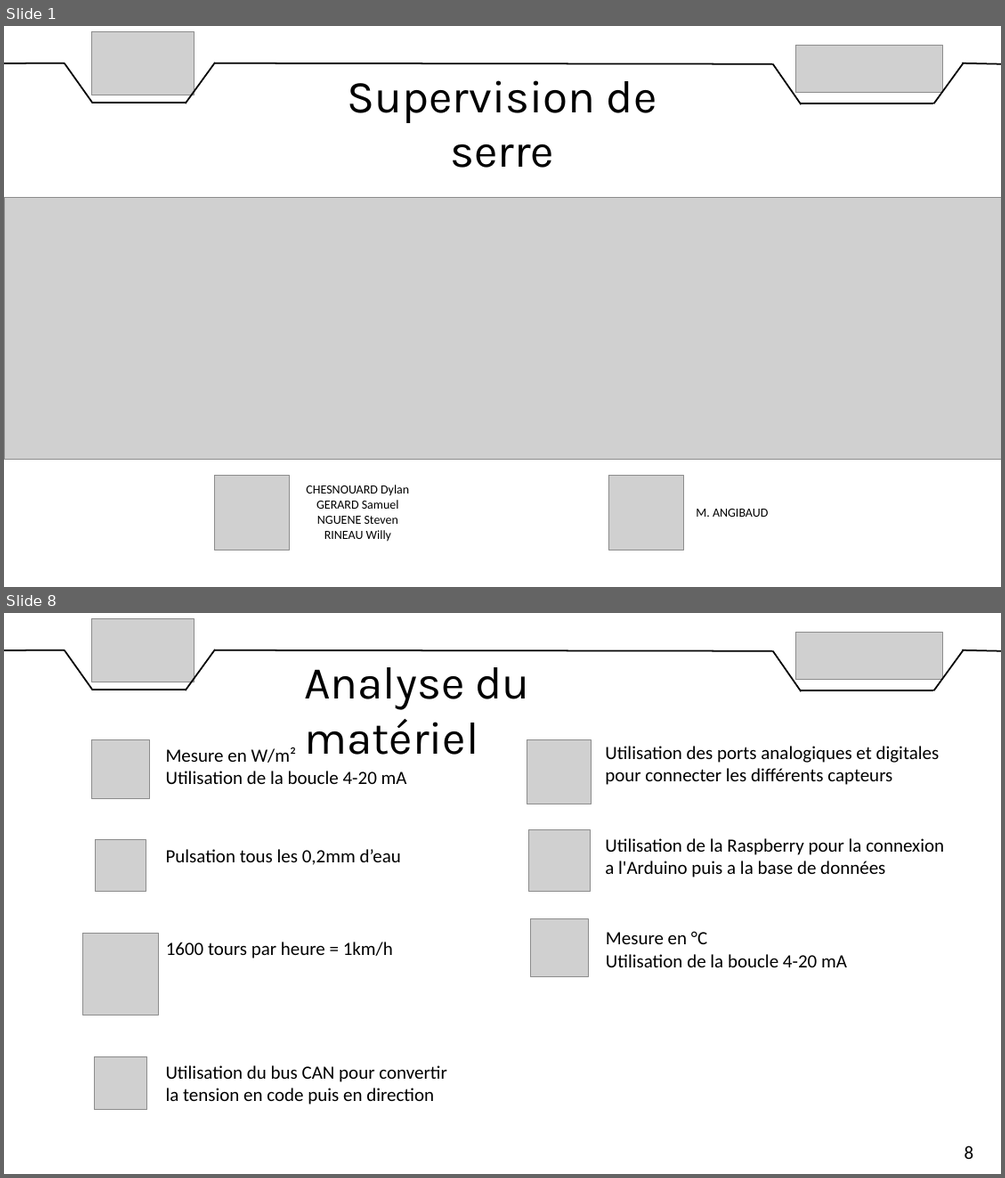
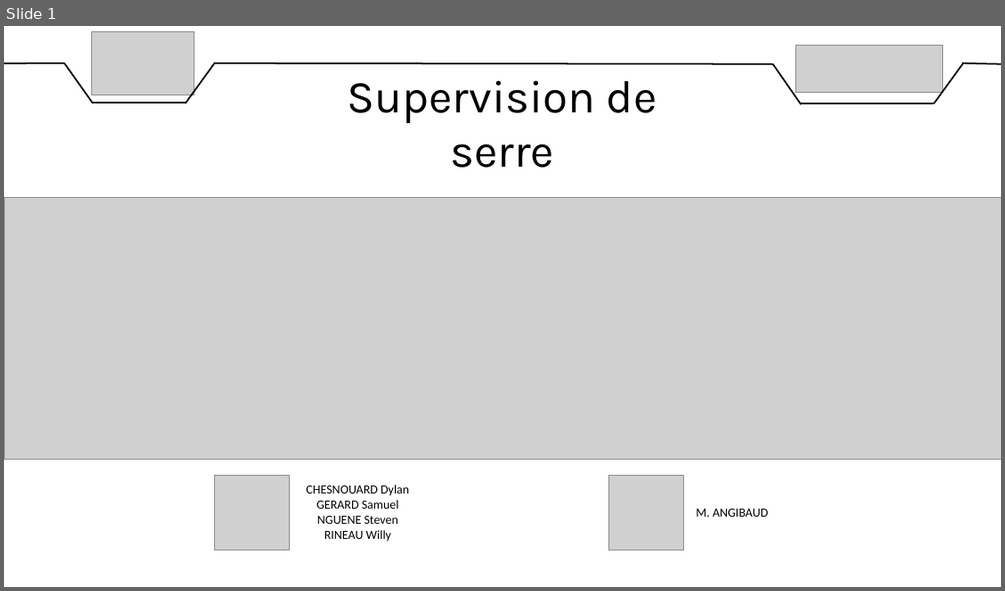
Before and after one commit to DylanChe/SupervisionSerre, a slide deck: oral_projet/revue_3/diaporama_revue_3_dylan.pptx. Shown one above the other, each under a label of ours: slides 1 and 8 before the commit, slide 1 after it; the slides between them are not shown. The pictures are 1005x1178 and 1005x591 pixels, drawn with LibreOffice and Linux fonts; fonts in the diff are those of the drawing; grey boxes stand for pictures. Boxes give left, top, right and bottom in pixels: in the first picture for what was removed or moved away, otherwise in the second. Text is boxed around its words. In the diff, an @@ line names an element or a change of style, - is before the commit and + after.

```diff
--- a/oral_projet/revue_3/diaporama_revue_3_dylan.pptx
+++ b/oral_projet/revue_3/diaporama_revue_3_dylan.pptx
@@ slide 8 removed at [4, 613, 1001, 1174], background #FFFFFF @@
@@ picture removed at [91, 618, 194, 682] @@
@@ picture removed at [796, 633, 943, 679] @@
@@ line removed from (4, 650) to (65, 650) @@
@@ line removed from (65, 650) to (92, 690) @@
@@ line removed from (215, 649) to (185, 690) @@
@@ line removed from (214, 650) to (773, 651) @@
@@ line removed from (773, 651) to (801, 691) @@
@@ line removed from (963, 649) to (933, 690) @@
@@ line removed from (962, 650) to (1001, 651) @@
@@ line removed from (92, 690) to (186, 690) @@
@@ text removed at [304, 667, 530, 755] @@
-Analyse du matériel
@@ line removed from (801, 690) to (933, 690) @@
@@ picture removed at [91, 740, 150, 798] @@
@@ picture removed at [527, 740, 591, 803] @@
@@ text removed at [605, 746, 939, 785] @@
-Utilisation des ports analogiques et digitales pour connecter les différents capteurs
@@ text removed at [166, 747, 407, 784] @@
-Mesure en W/m²
-Utilisation de la boucle 4-20 mA
@@ picture removed at [96, 840, 146, 891] @@
@@ text removed at [166, 849, 401, 865] @@
-Pulsation tous les 0,2mm d’eau
@@ picture removed at [529, 830, 591, 892] @@
@@ text removed at [605, 838, 944, 877] @@
-Utilisation de la Raspberry pour la connexion a l'Arduino puis a la base de données
@@ picture removed at [82, 933, 158, 1014] @@
@@ picture removed at [531, 919, 589, 976] @@
@@ text removed at [606, 931, 847, 967] @@
-Mesure en °C
-Utilisation de la boucle 4-20 mA
@@ text removed at [166, 941, 393, 958] @@
-1600 tours par heure = 1km/h
@@ picture removed at [94, 1056, 146, 1110] @@
@@ text removed at [166, 1065, 447, 1104] @@
-Utilisation du bus CAN pour convertir la tension en code puis en direction
@@ text removed at [964, 1145, 974, 1159] @@
-8
```
Also in this commit, not shown: 5 slides changed, 6 other slides removed.
